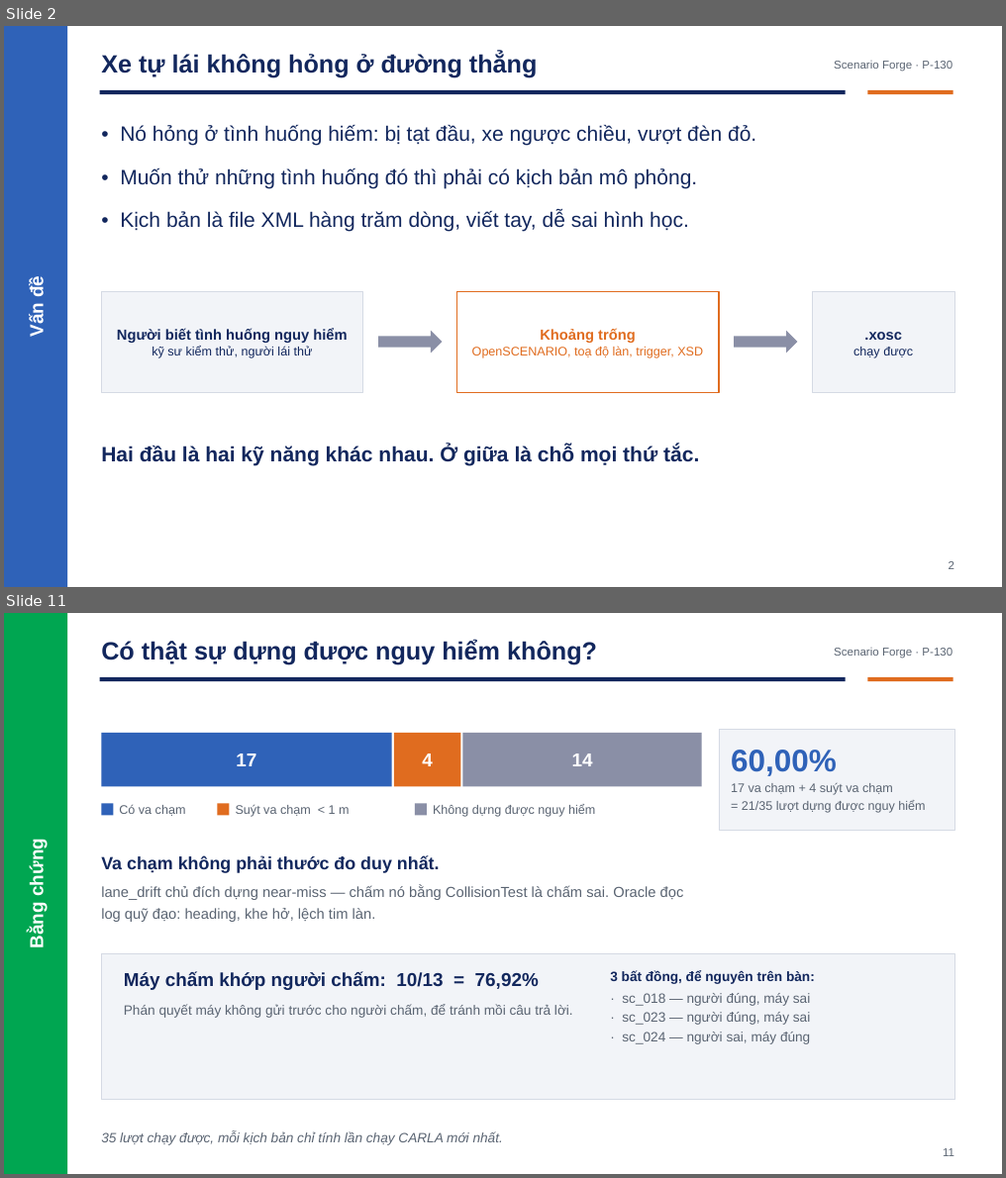
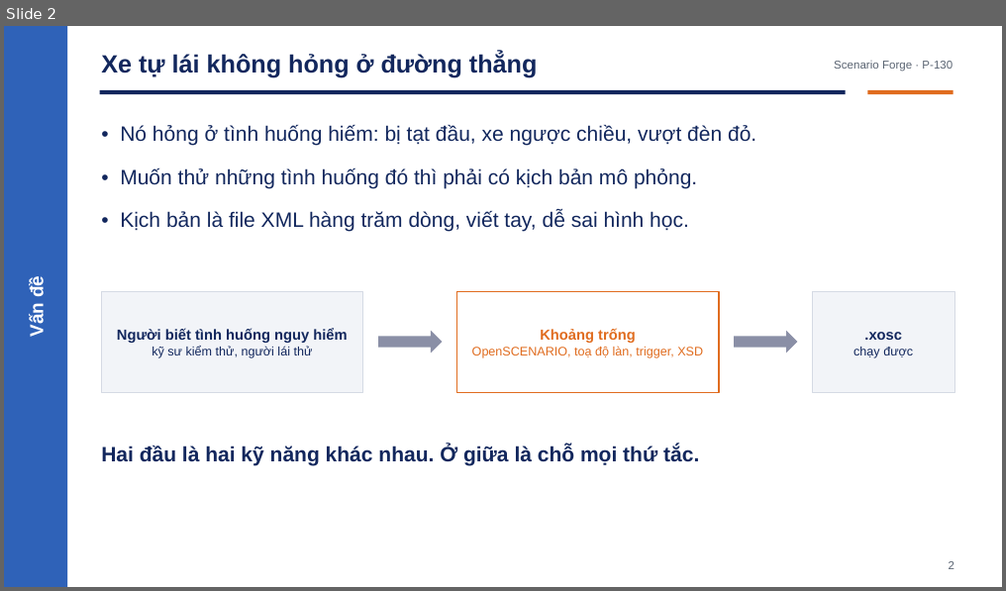
Before and after one commit to Menakanchi/nextjs-boilerplate, a slide deck: presentation/pitch_deck.pptx. Shown one above the other, each under a label of ours: slides 2 and 11 before the commit, slide 2 after it; the slides between them are not shown. The pictures are 1006x1178 and 1006x591 pixels, drawn with LibreOffice and Linux fonts; fonts in the diff are those of the drawing. Boxes give left, top, right and bottom in pixels: in the first picture for what was removed or moved away, otherwise in the second. Text is boxed around its words. In the diff, an @@ line names an element or a change of style, - is before the commit and + after.

```diff
--- a/presentation/pitch_deck.pptx
+++ b/presentation/pitch_deck.pptx
@@ slide 11 removed at [4, 613, 1002, 1174], background #FFFFFF @@
@@ rectangle removed at [4, 613, 67, 1174] @@
@@ text removed at [101, 640, 597, 665] @@
-Có thật sự dựng được nguy hiểm không?
@@ text removed at [834, 648, 952, 659] @@
-Scenario Forge · P-130
@@ rectangle removed at [100, 677, 846, 682] @@
@@ rectangle removed at [868, 677, 953, 682] @@
@@ rectangle removed at [719, 729, 954, 830] @@
@@ rectangle removed at [101, 733, 392, 786] @@
@@ text removed at [236, 754, 256, 766] @@
-17
@@ rectangle removed at [394, 733, 460, 786] @@
@@ text removed at [422, 754, 433, 766] @@
-4
@@ rectangle removed at [463, 733, 702, 786] @@
@@ text removed at [572, 754, 593, 766] @@
-14
@@ text removed at [731, 750, 925, 813] @@
-60,00%
-17 va chạm + 4 suýt va chạm
-= 21/35 lượt dựng được nguy hiểm
@@ rectangle removed at [101, 803, 113, 815] @@
@@ text removed at [119, 804, 186, 816] @@
-Có va chạm
@@ rectangle removed at [218, 803, 230, 815] @@
@@ text removed at [236, 805, 349, 817] @@
-Suýt va chạm < 1 m
@@ rectangle removed at [415, 803, 427, 815] @@
@@ text removed at [433, 804, 595, 817] @@
-Không dựng được nguy hiểm
@@ text removed at [27, 844, 48, 948] @@
-Bằng chứng
@@ text removed at [101, 857, 684, 922] @@
-Va chạm không phải thước đo duy nhất.
-lane_drift chủ đích dựng near-miss — chấm nó bằng CollisionTest là chấm sai. Oracle đọc log quỹ đạo: heading, khe hở, lệch tim làn.
@@ rectangle removed at [101, 954, 954, 1100] @@
@@ text removed at [124, 972, 573, 1018] @@
-Máy chấm khớp người chấm: 10/13 = 76,92%
-Phán quyết máy không gửi trước cho người chấm, để tránh mồi câu trả lời.
@@ text removed at [610, 970, 815, 1045] @@
-3 bất đồng, để nguyên trên bàn:
-· sc_018 — người đúng, máy sai
-· sc_023 — người đúng, máy sai
-· sc_024 — người sai, máy đúng
@@ text removed at [101, 1132, 503, 1146] @@
-35 lượt chạy được, mỗi kịch bản chỉ tính lần chạy CARLA mới nhất.
@@ text removed at [943, 1149, 954, 1157] @@
-11
```
Also in this commit, not shown: 4 slides changed, 2 slides added, 7 other slides removed, 1 other file.
